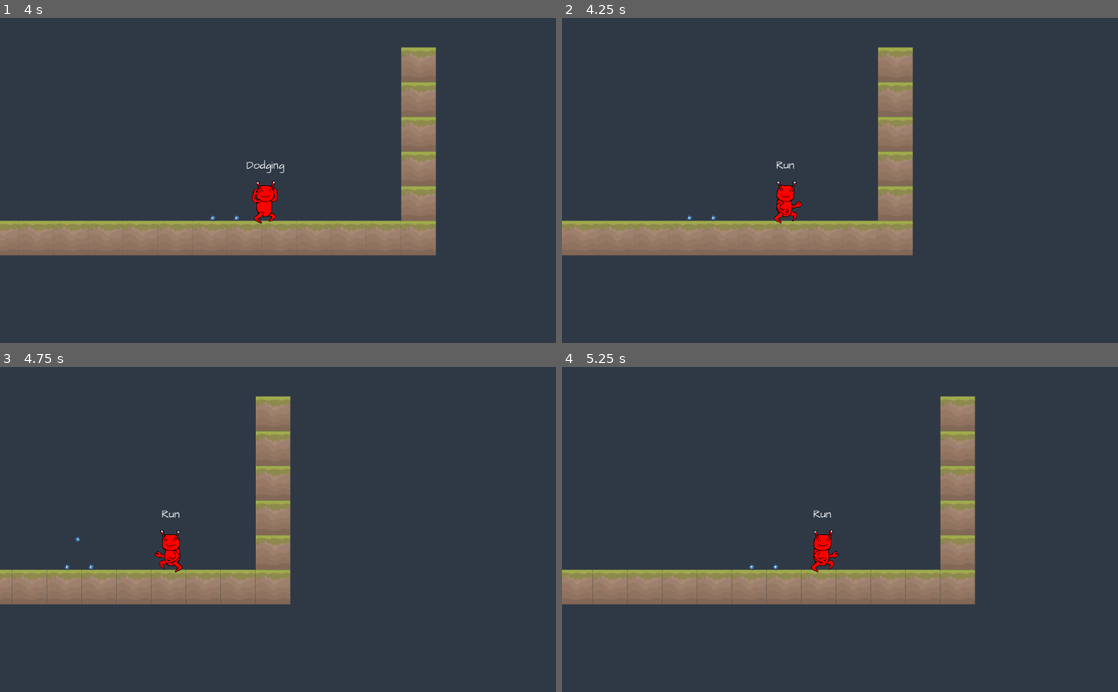
Above: before the commit, frames 1-4 (two rows, left to right).
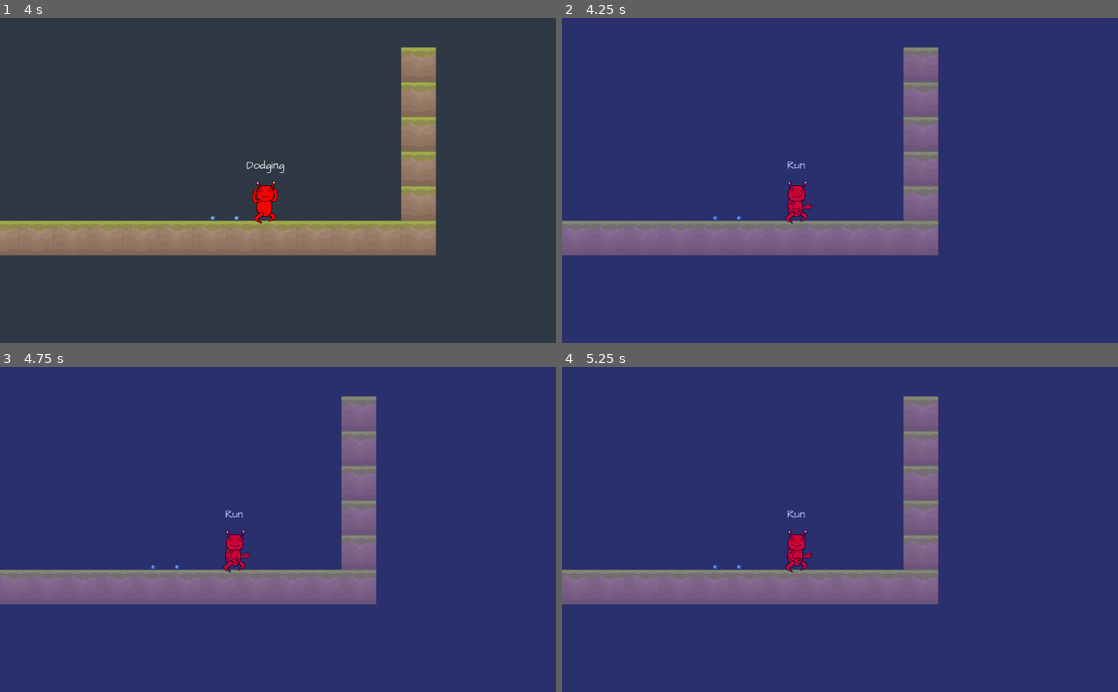
Above: after the commit, the same moments.

Repository: Alhrath/babelito
Game: Godot game, scene res://src/level/0.tscn
Same seed, same stepped clock (60 frames per second), same inputs: the game is played once before the commit and once after it. The engine's default icon, where the game draws it, is replaced by a stand-in: a white triangle on a blue panel in a dark square.
Inputs:
- Up to frame 1 (4 s): hold E (dodge) 0.53-1.28 s; hold D (move_right) 0.53-2.03 s; tap W (jump) at 0.77, 1.52, 3.02, 3.77 s; tap F (throw) at 1.35, 2.85 s; hold A (move_left) 2.03-2.78 s; hold E (dodge) 2.03-2.78 s; hold D (move_right) from 2.78 s (still down); hold E (dodge) from 3.53 s (still down)
- Up to frame 2 (4.25 s): keep holding D (move_right); keep holding E (dodge); tap Escape (menu, bound only after the commit) at 4.15 s
- Up to frame 3 (4.75 s): release D (move_right) at 4.28 s; release E (dodge) at 4.28 s; hold A (move_left) from 4.28 s (still down); tap F (throw) at 4.35 s; tap W (jump) at 4.52 s
- Up to frame 4 (5.25 s): release A (move_left) at 5.03 s; hold D (move_right) from 5.03 s (still down); hold E (dodge) from 5.03 s (still down)

Frame 1 is identical in both runs. In frame 2, 100% of the frame differs, in the area x 0-100%, y 0-100%; in frame 3, 100%; in frame 4, 100%.

Commit message:
Added save/load mechanism and Pause screen

Diff:
--- a/Babelito/project.godot
+++ b/Babelito/project.godot
@@ -28,6 +28,7 @@
 
 config/name="Babelito"
 run/main_scene="res://src/level/0.tscn"
+config/use_custom_user_dir=true
 config/icon="res://icon.png"
 
 [autoload]
@@ -70,6 +71,11 @@
 , Object(InputEventKey,"resource_local_to_scene":false,"resource_name":"","device":0,"alt":false,"shift":false,"control":false,"meta":false,"command":false,"pressed":false,"scancode":76,"unicode":0,"echo":false,"script":null)
  ]
 }
+menu={
+"deadzone": 0.5,
+"events": [ Object(InputEventKey,"resource_local_to_scene":false,"resource_name":"","device":0,"alt":false,"shift":false,"control":false,"meta":false,"command":false,"pressed":false,"scancode":16777217,"unicode":0,"echo":false,"script":null)
+ ]
+}
 
 [rendering]
 
--- a/Babelito/src/engine/singleton/Globals.gd
+++ b/Babelito/src/engine/singleton/Globals.gd
@@ -19,7 +19,9 @@
 var min_jump_height = 0.05 * UNIT_SIZE
 var jump_duration = 0.45
 
+
 func _ready():
+
 	gravity = 2 * max_jump_height / pow(jump_duration, 2)
 	max_jump_velocity = -sqrt(2 * gravity * max_jump_height)
 	min_jump_velocity = -sqrt(2 * gravity * min_jump_height)
--- a/Babelito/src/entity/player/player.gd
+++ b/Babelito/src/entity/player/player.gd
@@ -56,6 +56,7 @@
 func _ready():
 	Globals.player = self
 
+
 func _apply_gravity(delta):
 	velocity.y += Globals.gravity * delta
 	if is_wall_sliding:
--- a/Babelito/src/level/0.tscn
+++ b/Babelito/src/level/0.tscn
@@ -8,6 +8,7 @@
 [ext_resource path="res://icon.png" type="Texture" id=6]
 [ext_resource path="res://src/tile/nature/blockingplat.tscn" type="PackedScene" id=7]
 [ext_resource path="res://src/tile/nature/blockingplat.tres" type="TileSet" id=8]
+[ext_resource path="res://src/ui/load.tscn" type="PackedScene" id=9]
 
 [sub_resource type="RectangleShape2D" id=1]
 extents = Vector2( 29.7923, 30.2857 )
@@ -309,3 +310,8 @@
 __meta__ = {
 "_edit_lock_": true
 }
+
+[node name="CanvasLayer" type="CanvasLayer" parent="."]
+
+[node name="Save_load" parent="CanvasLayer" instance=ExtResource( 9 )]
+visible = false
--- /dev/null
+++ b/Babelito/src/ui/load.gd
@@ -0,0 +1,51 @@
+extends Control
+
+const SAVE_DIR = "user://saves/"
+
+onready var console_label = $CanvasLayer/Control/Save_load_window/Panel/VBoxContainer/CenterContainer/NinePatchRect/Label
+
+var save_path = SAVE_DIR + "save.dat"
+
+func _input(event):
+	if event.is_action_pressed("menu"):
+			get_tree().paused = not get_tree().paused
+			visible = not visible
+
+
+func _on_Save_button_pressed():
+
+	var data = {
+		"name" : "Pioupiou",
+		"health" : 100,
+		"number of ennemy slain" : "nullard"
+	}
+
+	var dir = Directory.new()
+	if !dir.dir_exists(SAVE_DIR):
+		dir.make_dir_recursive(SAVE_DIR)
+
+
+	var file = File.new()
+	var error = file.open_encrypted_with_pass(save_path, File.WRITE, "Parislatino")
+	if error == OK:
+		file.store_var(data)
+		file.close()
+
+
+	console_write("data_saved")
+	pass
+
+func _on_Load_button_pressed():
+
+	var file = File.new()
+	if file.file_exists(save_path):
+		var error = file.open_encrypted_with_pass(save_path, File.READ, "Parislatino")
+		if error == OK:
+			var player_data = file.get_var()
+			file.close()
+
+			console_write(player_data)
+	pass
+
+func console_write(value):
+	console_label.text += str(value) + "\n"
--- a/Babelito/src/ui/load.tscn
+++ b/Babelito/src/ui/load.tscn
@@ -1,20 +1,26 @@
-[gd_scene load_steps=2 format=2]
+[gd_scene load_steps=3 format=2]
 
 [ext_resource path="res://icon.png" type="Texture" id=1]
+[ext_resource path="res://src/ui/load.gd" type="Script" id=2]
 
-[node name="Main" type="Node"]
-
-[node name="CanvasLayer" type="CanvasLayer" parent="."]
-
-[node name="NinePatchRect" type="NinePatchRect" parent="CanvasLayer"]
-modulate = Color( 0, 0, 0, 1 )
-self_modulate = Color( 0.219608, 0.0117647, 0.0117647, 1 )
+[node name="Save_load" type="Control"]
+pause_mode = 2
 anchor_right = 1.0
 anchor_bottom = 1.0
-texture = ExtResource( 1 )
+script = ExtResource( 2 )
 __meta__ = {
 "_edit_use_anchors_": false
 }
+
+[node name="ColorRect" type="ColorRect" parent="."]
+anchor_right = 1.0
+anchor_bottom = 1.0
+color = Color( 0.0901961, 0.0392157, 0.972549, 0.219608 )
+__meta__ = {
+"_edit_use_anchors_": false
+}
+
+[node name="CanvasLayer" type="CanvasLayer" parent="."]
 
 [node name="Control" type="Control" parent="CanvasLayer"]
 anchor_right = 1.0
@@ -39,50 +45,73 @@
 
 [node name="VBoxContainer" type="VBoxContainer" parent="CanvasLayer/Control/Save_load_window/Panel"]
 margin_left = -511.0
-margin_top = -170.0
+margin_top = -170.125
 margin_right = 510.0
-margin_bottom = 254.0
+margin_bottom = 253.875
 alignment = 1
 __meta__ = {
 "_edit_use_anchors_": false
 }
 
-[node name="Label" type="Label" parent="CanvasLayer/Control/Save_load_window/Panel/VBoxContainer"]
-margin_top = 205.0
+[node name="CenterContainer" type="CenterContainer" parent="CanvasLayer/Control/Save_load_window/Panel/VBoxContainer"]
+margin_top = 212.0
 margin_right = 1021.0
-margin_bottom = 219.0
+margin_bottom = 212.0
+
+[node name="NinePatchRect" type="NinePatchRect" parent="CanvasLayer/Control/Save_load_window/Panel/VBoxContainer/CenterContainer"]
+margin_left = 510.0
+margin_right = 510.0
+texture = ExtResource( 1 )
+
+[node name="Label" type="Label" parent="CanvasLayer/Control/Save_load_window/Panel/VBoxContainer/CenterContainer/NinePatchRect"]
+margin_left = -510.0
+margin_top = 4.0
+margin_right = 511.0
+margin_bottom = 18.0
+align = 1
+valign = 1
 uppercase = true
+__meta__ = {
+"_edit_use_anchors_": false
+}
 
 [node name="HBoxContainer" type="HBoxContainer" parent="CanvasLayer/Control/Save_load_window/Panel"]
 margin_left = -442.0
 margin_top = 260.0
 margin_right = 422.0
 margin_bottom = 360.0
+custom_constants/separation = 100
 alignment = 1
 __meta__ = {
 "_edit_use_anchors_": false
 }
 
 [node name="New_button" type="Button" parent="CanvasLayer/Control/Save_load_window/Panel/HBoxContainer"]
-margin_left = 200.0
-margin_right = 300.0
+visible = false
+margin_left = 305.0
+margin_right = 387.0
 margin_bottom = 100.0
 text = "New Game"
 
 [node name="Save_button" type="Button" parent="CanvasLayer/Control/Save_load_window/Panel/HBoxContainer"]
-margin_left = 353.0
-margin_right = 436.0
+visible = false
+margin_left = 396.0
+margin_right = 479.0
 margin_bottom = 100.0
 text = "Save Game"
 
 [node name="Load_button" type="Button" parent="CanvasLayer/Control/Save_load_window/Panel/HBoxContainer"]
-margin_left = 500.0
-margin_right = 550.0
+visible = false
+margin_left = 488.0
+margin_right = 569.0
 margin_bottom = 100.0
 text = "Load game"
 
 [node name="Exit_button" type="Button" parent="CanvasLayer/Control/Save_load_window/Panel/HBoxContainer"]
-margin_left = 600.0
-margin_right = 700.0
+visible = false
+margin_left = 396.0
+margin_right = 467.0
 margin_bottom = 100.0
 text = "Exit Mofo"
+[connection signal="pressed" from="CanvasLayer/Control/Save_load_window/Panel/HBoxContainer/Save_button" to="." method="_on_Save_button_pressed"]
+[connection signal="pressed" from="CanvasLayer/Control/Save_load_window/Panel/HBoxContainer/Load_button" to="." method="_on_Load_button_pressed"]
--- /dev/null
+++ b/Babelito/src/ui/pause.gd
@@ -0,0 +1,51 @@
+extends Control
+
+const SAVE_DIR = "user://saves/"
+
+onready var console_label = $MarginContainer/CenterContainer/VBoxContainer
+
+var save_path = SAVE_DIR + "save.dat"
+
+func _input(event):
+	if event.is_action_pressed("menu"):
+			get_tree().paused = not get_tree().paused
+			visible = not visible
+
+
+func _on_Save_button_pressed():
+
+	var data = {
+		"name" : "Pioupiou",
+		"health" : 100,
+		"number of ennemy slain" : "nullard"
+	}
+
+	var dir = Directory.new()
+	if !dir.dir_exists(SAVE_DIR):
+		dir.make_dir_recursive(SAVE_DIR)
+
+
+	var file = File.new()
+	var error = file.open_encrypted_with_pass(save_path, File.WRITE, "Parislatino")
+	if error == OK:
+		file.store_var(data)
+		file.close()
+
+
+	console_write("data_saved")
+	pass
+
+func _on_Load_button_pressed():
+
+	var file = File.new()
+	if file.file_exists(save_path):
+		var error = file.open_encrypted_with_pass(save_path, File.READ, "Parislatino")
+		if error == OK:
+			var player_data = file.get_var()
+			file.close()
+
+			console_write(player_data)
+	pass
+
+func console_write(value):
+	console_label.text += str(value) + "\n"
--- /dev/null
+++ b/Babelito/src/ui/pause.tscn
@@ -0,0 +1,68 @@
+[gd_scene load_steps=2 format=2]
+
+[ext_resource path="res://src/ui/pause.gd" type="Script" id=1]
+
+[node name="Control" type="Control"]
+pause_mode = 2
+anchor_right = 1.0
+anchor_bottom = 1.0
+script = ExtResource( 1 )
+__meta__ = {
+"_edit_use_anchors_": false
+}
+
+[node name="ColorRect" type="ColorRect" parent="."]
+anchor_right = 1.0
+anchor_bottom = 1.0
+color = Color( 0, 0.101961, 0.564706, 0.168627 )
+__meta__ = {
+"_edit_use_anchors_": false
+}
+
+[node name="MarginContainer" type="MarginContainer" parent="."]
+anchor_right = 1.0
+anchor_bottom = 1.0
+__meta__ = {
+"_edit_use_anchors_": false
+}
+
+[node name="CenterContainer" type="CenterContainer" parent="MarginContainer"]
+margin_right = 1024.0
+margin_bottom = 600.0
+
+[node name="VBoxContainer" type="VBoxContainer" parent="MarginContainer/CenterContainer"]
+margin_left = 470.0
+margin_top = 254.0
+margin_right = 553.0
+margin_bottom = 346.0
+
+[node name="Resume_button" type="Button" parent="MarginContainer/CenterContainer/VBoxContainer"]
+margin_right = 83.0
+margin_bottom = 20.0
+text = "Resume"
+
+[node name="Save_button" type="Button" parent="MarginContainer/CenterContainer/VBoxContainer"]
+margin_top = 24.0
+margin_right = 83.0
+margin_bottom = 44.0
+text = "Save Game"
+
+[node name="Load_button" type="Button" parent="MarginContainer/CenterContainer/VBoxContainer"]
+margin_top = 48.0
+margin_right = 83.0
+margin_bottom = 68.0
+text = "Load"
+
+[node name="Exit_button" type="Button" parent="MarginContainer/CenterContainer/VBoxContainer"]
+margin_top = 72.0
+margin_right = 83.0
+margin_bottom = 92.0
+text = "Exit Mofo"
+
+[node name="RichTextLabel" type="RichTextLabel" parent="MarginContainer/CenterContainer"]
+margin_left = 512.0
+margin_top = 300.0
+margin_right = 512.0
+margin_bottom = 300.0
+[connection signal="pressed" from="MarginContainer/CenterContainer/VBoxContainer/Save_button" to="." method="_on_Save_button_pressed"]
+[connection signal="pressed" from="MarginContainer/CenterContainer/VBoxContainer/Load_button" to="." method="_on_Load_button_pressed"]
Not shown: 1 places in Babelito/src/level/0.tscn that only renumber resources
